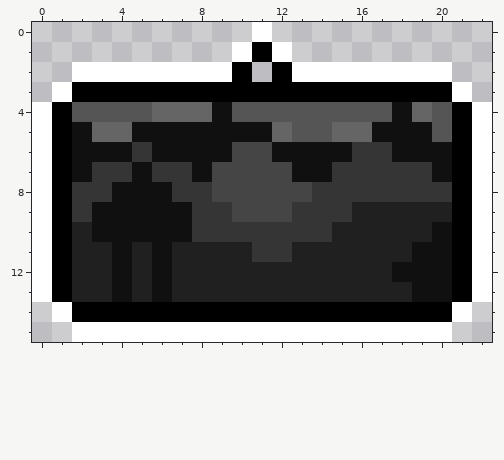
Edited in one commit: pixel-art sprite (game/assets/images/st_landscape_glow.png). Above: the version before the commit.
The file is 23x16 pixels. Colours within 5 levels of each other are drawn and written as one.
Now the later version:
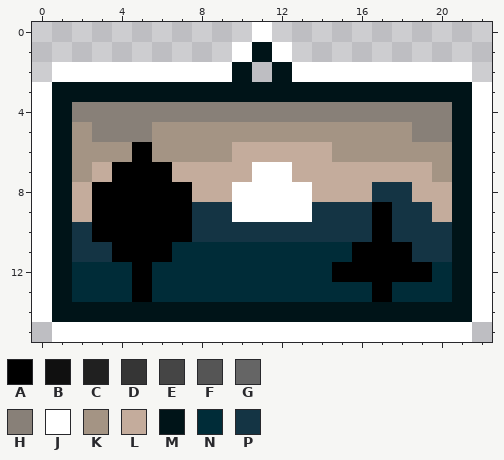
Palette (. is transparent): A #000000  B #101010  C #202020  D #353535  E #454545  F #555555  G #656565  H #888078  J #ffffff  K #a49484  L #c4ac9c  M #001418  N #002c38  P #143444
Changes in this commit:
Changed rows in their new state; - is an unchanged pixel.
first column x 0:
 1 -----------M-----------
 2 -J--------M-M--------J-
 3 JMMMMMMMMMMMMMMMMMMMMMJ
 4 -MHHHHHHHHHHHHHHHHHHHM-
 5 -MKHHHKKKKKKKKKKKKKHHM-
 6 -MKKKAKKKKLLLLLKKKKKKM-
 7 -MKLAAALLLLJJLLLLLLLKM-
 8 -MLAAAAALLJJJJLLLPPLLM-
 9 -MLAAAAAPPJJJJPPPAPPLM-
10 -MPAAAAAPPPPPPPPPAPPPM-
11 -MPPAAANNNNNNNNNAAAPPM-
12 -MNNNANNNNNNNNNAAAAANM-
13 -MNNNANNNNNNNNNNNANNNM-
14 JMMMMMMMMMMMMMMMMMMMMMJ
15 -J-------------------J-
Pixel boxes of the changes (left, top, right, bottom) in both pictures:
changed: (32, 42, 492, 342)
